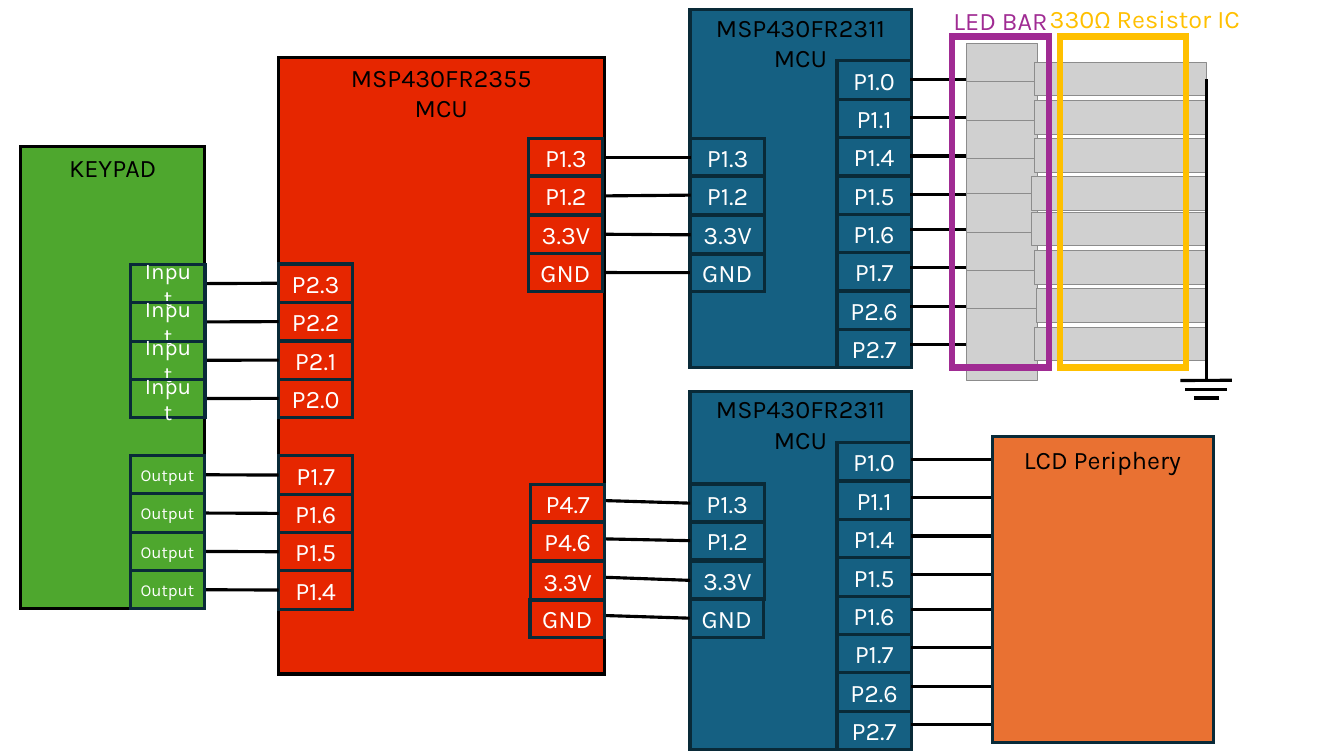
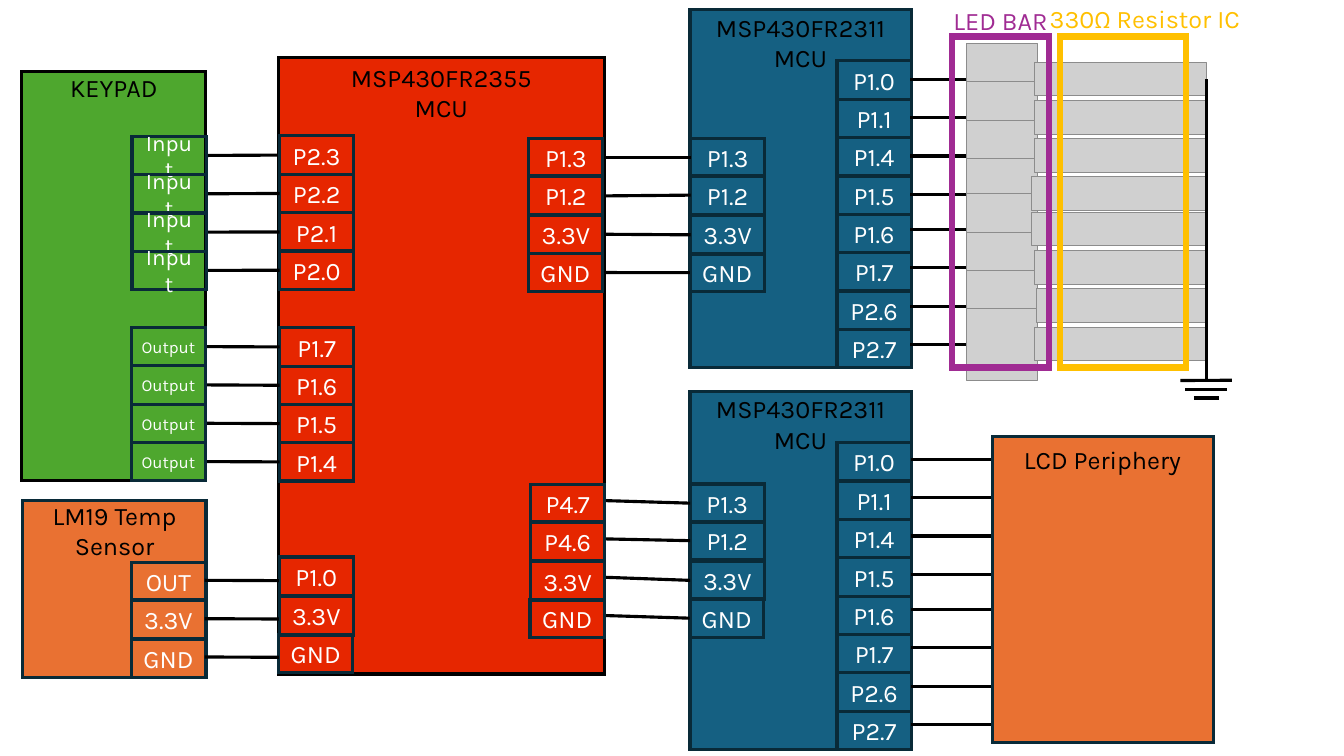
Before and after one commit to msu-eele-465/project5-jay-kyle, a slide deck: slide 1 of docs/planning/proj5_circuit_diagram.pptx. Drawn at 1344x756 pixels with LibreOffice and Linux fonts; fonts in the diff are those of the drawing; grey boxes stand for pictures. Boxes give left, top, right and bottom in pixels: in the first picture for what was removed or moved away, otherwise in the second. Text is boxed around its words. In the diff, an @@ line names an element or a change of style, - is before the commit and + after.

```diff
--- a/docs/planning/proj5_circuit_diagram.pptx
+++ b/docs/planning/proj5_circuit_diagram.pptx
@@ text "KEYPAD": place and size @@
-text "KEYPAD" at box(69, 161, 156, 177)
+text "KEYPAD" at box(70, 81, 157, 97)
@@ rectangle: place and size @@
-rectangle at box(21, 146, 205, 609)
+rectangle at box(22, 72, 206, 481)
@@ 16 rectangles, 8 lines: place and size @@
-16 rectangles, 8 lines at box(130, 264, 353, 609)
+16 rectangles, 8 lines at box(131, 136, 354, 481)
@@ rectangle added at box(22, 500, 206, 678), fill #E97132, outline #092A39 2.25 pt @@
@@ text added at box(53, 509, 177, 562), 18 pt, text #000000 @@
+LM19 Temp Sensor
@@ rectangle added at box(131, 563, 206, 601), outline #092A39 2.25 pt, 18 pt, text #FFFFFF @@
+OUT
@@ rectangle added at box(279, 558, 354, 596), outline #092A39 2.25 pt, 18 pt, text #FFFFFF @@
+P1.0
@@ line added from (205, 581) to (279, 581), #000000 2.25 pt @@
@@ rectangle added at box(279, 597, 354, 635), outline #092A39 2.25 pt, 18 pt, text #FFFFFF @@
+3.3V
@@ rectangle added at box(131, 600, 206, 638), outline #092A39 2.25 pt, 18 pt, text #FFFFFF @@
+3.3V
@@ line added from (205, 619) to (279, 619), #000000 2.25 pt @@
@@ rectangle added at box(131, 639, 206, 678), outline #092A39 2.25 pt, 18 pt, text #FFFFFF @@
+GND
@@ line added from (205, 657) to (279, 657), #000000 2.25 pt @@
@@ rectangle added at box(278, 634, 353, 673), outline #092A39 2.25 pt, 18 pt, text #FFFFFF @@
+GND
```
Also in this commit, not shown: 4 other files.
